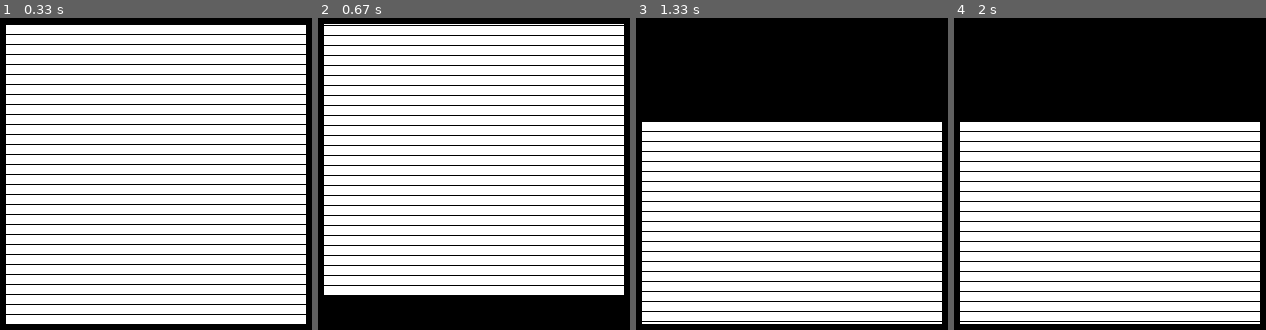
Above: before the commit, frames 1-4 (left to right).
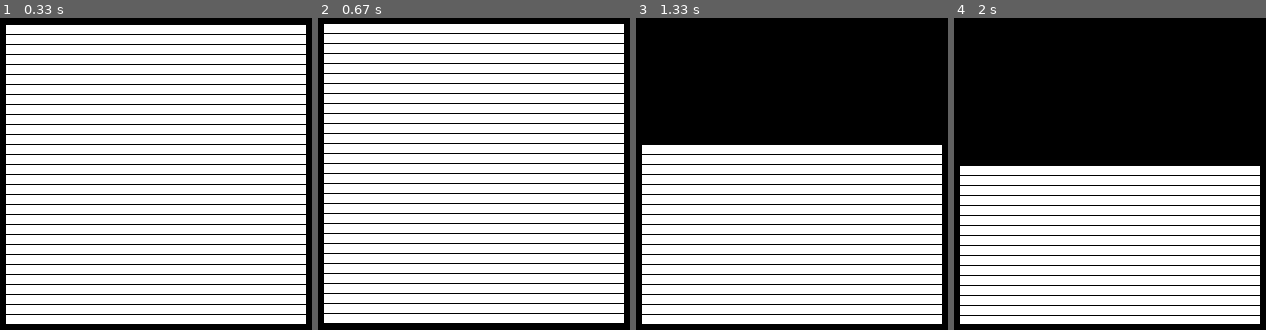
Above: after the commit, the same moments.

Repository: GTC-Byzantine/GTC-Pygame-Runtime-Support
Game: pygame game, started from GTC_Pygame_Runtime_Support/test.py
Two runs of this game, one before a commit and one after it. Both use one fixed random seed, a clock stepped at 60 frames per second and the inputs below.
Inputs (mouse positions are in pixels of both pictures, inside the frame that each line leads up to):
- Up to frame 1 (0.33 s): no input
- Up to frame 2 (0.67 s): press the mouse at (477, 208) at 0.37 s; move the mouse to (414, 192) at 0.47 s; release the mouse at (355, 177) at 0.6 s
- Up to frame 3 (1.33 s): press the mouse at (792, 174) at 0.7 s; move the mouse to (813, 236) at 0.8 s; release the mouse at (838, 298) at 0.93 s; click (outside the picture) at 1.05 s
- Up to frame 4 (2 s): click (1172, 158) at 1.38 s

Frame 1 is identical in both runs. In frame 2, 25% of the frame differs, in the area x 1-99%, y 2-98%; in frame 3, 17%; in frame 4, 22%.

Commit message:
Add files via upload

Diff:
--- a/GTC_Pygame_Runtime_Support/basic_page.py
+++ b/GTC_Pygame_Runtime_Support/basic_page.py
@@ -5,22 +5,24 @@
 
 class BasicPage:
 
-    def __init__(self, width, height, pos, screen=None):
+    def __init__(self, show_size, real_size, pos, screen=None, acc=1):
         """
 
-        :param width:           宽度
-        :type width:            int
-        :param height:          高度
-        :type height:           int
+        :param show_size:
+        :type show_size:            Tuple[int, int] | List[int, int]
+        :param real_size:
+        :type real_size:           Tuple[int, int] | List[int, int]
         :param pos:             在目标 Surface 的位置
         :type pos:              Tuple[int, int] | List[int, int]
         :param screen:          目标 Surface 对象
         :type screen:           pygame.Surface | pygame.surface.SurfaceType | None
-
+        :param acc:
+        :type acc:              float
         """
-        self.size = [width, height]
+        self.size = show_size
+        self.real_size = real_size
         self.frame = pygame.Surface(self.size)
-        self.surface = pygame.Surface(self.size)
+        self.surface = pygame.Surface(self.real_size)
         self.pos = pos
         self.screen = screen
         self.sliding = False
@@ -29,6 +31,17 @@
         self.pos_y = 0
         self.pre_click = False
         self.pre_pos: List[int] = [0, 0]
+        self.acc = acc
+        self.speed = 0
+        self.last_delta = 0
+        self.ps = 0
+        self.lock = False
+
+    def _in_area(self, mouse_pos):
+        if self.pos[0] <= mouse_pos[0] <= self.size[0] + self.pos[0] and self.pos[1] <= mouse_pos[1] <= self.size[1] + \
+                self.pos[1]:
+            return True
+        return False
 
     def operate(self, mouse_pos, effectiveness):
         """
@@ -38,26 +51,45 @@
         :type effectiveness:        bool
         :return:                    None
         """
+        if self._in_area(mouse_pos) or self.sliding:
+            if not self.lock:
+                if not self.pre_click and effectiveness:
+                    self.pre_pos = mouse_pos
+                    self.ps = 1
+                    self.sliding = False
+                    self.lock = False
 
-        if not self.pre_click and effectiveness:
-            self.pre_pos = mouse_pos
+                elif self.pre_click and effectiveness:
+                    if self.pre_pos != mouse_pos:
+                        self.sliding = True
+                    self.delta = mouse_pos[1] - self.pre_pos[1]
+                    self.speed = self.delta - self.last_delta
+                    self.last_delta = self.delta
+                    self.ps += 1
 
-            self.sliding = False
-
-        elif self.pre_click and effectiveness:
-            if self.pre_pos != mouse_pos:
-                self.sliding = True
-            self.delta = mouse_pos[1] - self.pre_pos[1]
-
-        elif self.pre_click and not effectiveness:
-            self.sliding = False
-            self.pos_y += self.delta
-            self.delta = 0
-
+                elif self.pre_click and not effectiveness:
+                    self.sliding = False
+                    self.pos_y += self.delta
+                    self.speed = self.delta / self.ps
+                    print(self.speed)
+                    self.delta = 0
+                else:
+                    self.pos_y += self.speed
+                    if self.speed > 0:
+                        self.speed -= self.acc
+                    elif self.speed < 0:
+                        self.speed += self.acc
+                    if abs(self.speed) < 5:
+                        self.speed = 0
+        else:
+            if effectiveness:
+                self.lock = True
+            else:
+                self.lock = False
         self.frame.fill((0, 0, 0))
         self.frame.blit(self.surface, (0, self.pos_y + self.delta))
         if self.screen is not None:
             self.screen.blit(self.frame, self.pos)
 
         self.pre_click = effectiveness
-        print(self.pos_y, self.sliding)
+        # print(self.pos_y, self.sliding)
--- a/GTC_Pygame_Runtime_Support/test.py
+++ b/GTC_Pygame_Runtime_Support/test.py
@@ -1,13 +1,15 @@
 import sys
 import pygame
+
 import basic_page
 
 screen = pygame.display.set_mode((500, 500))
-bp = basic_page.BasicPage(300, 300, [100, 100], screen)
+bp = basic_page.BasicPage([300, 300], [300, 1000], [100, 100], screen, 0.5)
 
 if __name__ == '__main__':
+    clock = pygame.time.Clock()
     bp.surface.fill((255, 255, 255))
-    for i in range(30):
+    for i in range(100):
         pygame.draw.line(bp.surface, [0, 0, 0], [0, 10 * i], [300, 10 * i])
 
     while True:
@@ -17,3 +19,4 @@
 
         bp.operate(pygame.mouse.get_pos(), pygame.mouse.get_pressed(3)[0])
         pygame.display.flip()
+        clock.tick(60)
